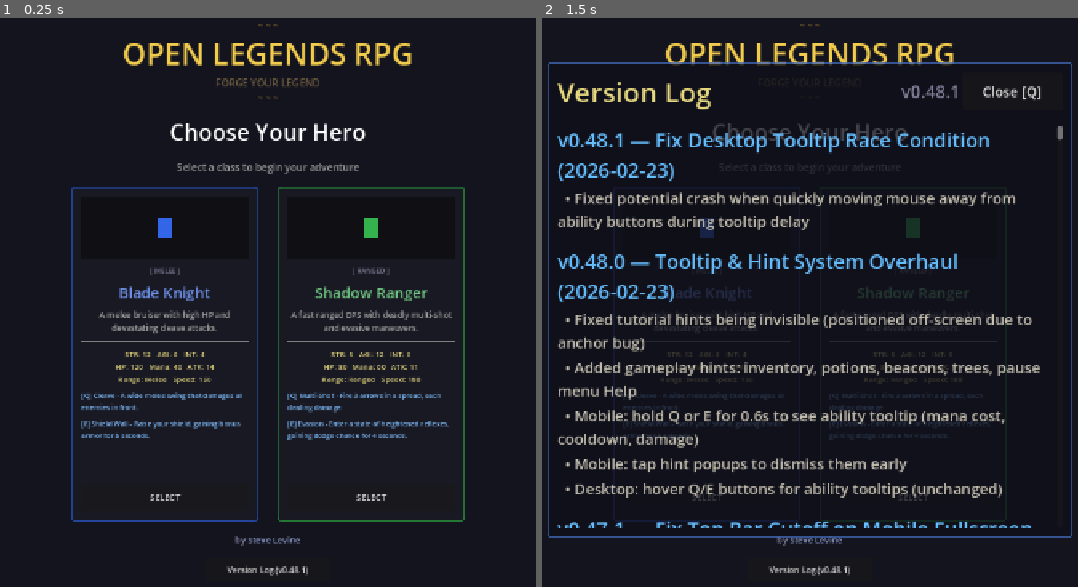
Above: before the commit, frames 1-2 (left to right).
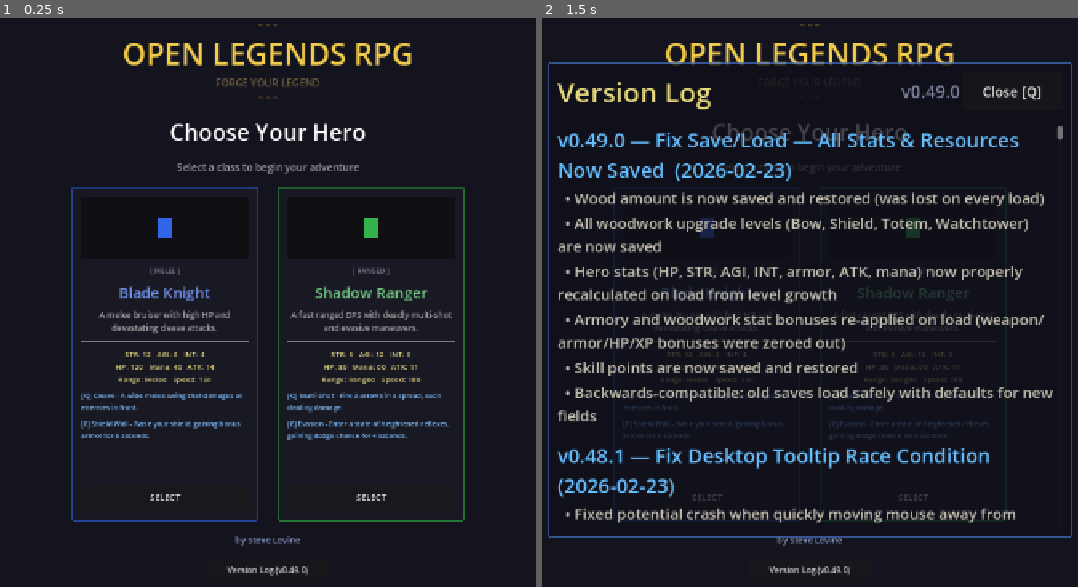
Above: after the commit, the same moments.

Repository: slxny/legends-open-rpg
Game: Godot game, scene res://scenes/main.tscn
Two runs of this game, one before a commit and one after it. Both use one fixed random seed, a clock stepped at 60 frames per second and the inputs below.
Inputs:
- Up to frame 1 (0.25 s): no input
- Up to frame 2 (1.5 s): click "Version Log (v0.48.1)" (after the commit: "Version Log (v0.49.0)") at 0.5 s; click "SELECT" at 1.25 s

The runs differ from the first frame. In frame 1, less than 0.1% of the frame differs, in the area x 54-58%, y 96-98%; in frame 2, 15%, in the area x 2-96%, y 11-98%.

Commit message:
Fix save/load: wood, hero stats, woodwork upgrades, skill points all missing
Major save/load bugs where most game progress was silently lost:

1. WOOD never saved — GameManager.wood was not serialized at all
2. WOODWORK UPGRADES never saved — bow, shield, totem, watchtower
   levels were lost, along with their stat bonuses
3. HERO STATS not recalculated — on load, level was set to e.g. 20
   but the growth_per_level (HP, STR, AGI, etc.) was never applied,
   leaving the hero with level-1 base stats at a level-20 display
4. ARMORY BONUSES not re-applied — weapon_upgrade_level was saved
   but armory_weapon_bonus on stats was never recomputed from it
5. SKILL POINTS not saved — unspent points lost on every load

Fix: save_game() now serializes wood, all woodwork levels, and
skill_points. apply_to_player() re-applies level-up growth in a
loop (matching _level_up logic), then recomputes armory and woodwork
stat bonuses from their saved GameManager levels. HP/mana are set
last and clamped to the recalculated max. All new fields use
data.get() with defaults so old saves load safely.

https://claude.ai/code/session_01L3b9EJLMRKJDXXWSLJCZYh

Diff:
--- a/scenes/ui/changelog_dialog.gd
+++ b/scenes/ui/changelog_dialog.gd
@@ -9,9 +9,22 @@
 var _is_visible: bool = false
 var _is_mobile: bool = false
 
-const GAME_VERSION := "v0.48.1"
+const GAME_VERSION := "v0.49.0"
 
 const CHANGELOG: Array[Dictionary] = [
+	{
+		"version": "v0.49.0",
+		"title": "Fix Save/Load — All Stats & Resources Now Saved",
+		"date": "2026-02-23",
+		"entries": [
+			"Wood amount is now saved and restored (was lost on every load)",
+			"All woodwork upgrade levels (Bow, Shield, Totem, Watchtower) are now saved",
+			"Hero stats (HP, STR, AGI, INT, armor, ATK, mana) now properly recalculated on load from level growth",
+			"Armory and woodwork stat bonuses re-applied on load (weapon/armor/HP/XP bonuses were zeroed out)",
+			"Skill points are now saved and restored",
+			"Backwards-compatible: old saves load safely with defaults for new fields",
+		]
+	},
 	{
 		"version": "v0.48.1",
 		"title": "Fix Desktop Tooltip Race Condition",
--- a/scripts/autoloads/save_load_manager.gd
+++ b/scripts/autoloads/save_load_manager.gd
@@ -1,8 +1,9 @@
 extends Node
 
 ## Save/Load system — JSON serialization of all game state.
-## Saves: level, xp, gold, alignment, owned_towns, artifacts,
-## explored_tiles, inventory, boss_flags, death_counters.
+## Saves: level, xp, skill_points, gold, wood, alignment, owned_towns,
+## artifacts, explored_tiles, inventory, boss_flags, death_counters,
+## armory upgrades, woodwork upgrades.
 
 const SAVE_PATH := "user://savegame.json"
 
@@ -20,6 +21,7 @@
 	data["hero_class"] = player.hero_class
 	data["level"] = player.stats.level
 	data["xp"] = player.stats.xp
+	data["skill_points"] = player.stats.skill_points
 	data["current_hp"] = player.stats.current_hp
 	data["current_mana"] = player.stats.current_mana
 	data["position_x"] = player.global_position.x
@@ -27,6 +29,7 @@
 
 	# Economy
 	data["gold"] = GameManager.gold
+	data["wood"] = GameManager.wood
 
 	# Alignment
 	data["alignment"] = AlignmentManager.get_alignment(0)
@@ -61,6 +64,12 @@
 	# Armory upgrades
 	data["weapon_upgrade_level"] = GameManager.weapon_upgrade_level
 	data["armor_upgrade_level"] = GameManager.armor_upgrade_level
+
+	# Woodwork upgrades
+	data["woodwork_bow_level"] = GameManager.woodwork_bow_level
+	data["woodwork_shield_level"] = GameManager.woodwork_shield_level
+	data["woodwork_totem_level"] = GameManager.woodwork_totem_level
+	data["woodwork_watchtower_level"] = GameManager.woodwork_watchtower_level
 
 	# Write to file
 	var json_string = JSON.stringify(data, "\t")
@@ -98,6 +107,7 @@
 	# Restore economy
 	GameManager.gold = data.get("gold", 0)
 	EconomyManager.set_gold(data.get("gold", 0), 0)
+	GameManager.wood = data.get("wood", 0)
 
 	# Restore alignment
 	AlignmentManager.set_alignment(data.get("alignment", 0), 0)
@@ -109,6 +119,12 @@
 	GameManager.weapon_upgrade_level = data.get("weapon_upgrade_level", 0)
 	GameManager.armor_upgrade_level = data.get("armor_upgrade_level", 0)
 
+	# Restore woodwork upgrades
+	GameManager.woodwork_bow_level = data.get("woodwork_bow_level", 0)
+	GameManager.woodwork_shield_level = data.get("woodwork_shield_level", 0)
+	GameManager.woodwork_totem_level = data.get("woodwork_totem_level", 0)
+	GameManager.woodwork_watchtower_level = data.get("woodwork_watchtower_level", 0)
+
 	# Restore explored tiles
 	if data.has("explored_tiles"):
 		FogOfWarManager.load_explored_data(data["explored_tiles"])
@@ -128,12 +144,46 @@
 
 	var data = _pending_load
 
-	# Restore hero stats
+	# Restore hero stats — player already called initialize_from_hero() which
+	# set base stats at level 1.  We need to re-apply all level-up growth so
+	# the actual attributes (max_hp, strength, etc.) match the saved level.
 	if player.stats:
-		player.stats.level = data.get("level", 1)
+		var saved_level = data.get("level", 1)
+		var hero_data = HeroData.get_hero(player.hero_class)
+		if not hero_data.is_empty() and saved_level > 1:
+			var growth = hero_data["growth_per_level"]
+			for i in range(saved_level - 1):
+				player.stats.max_hp += int(growth.get("max_hp", 0))
+				player.stats.max_mana += int(growth.get("max_mana", 0))
+				player.stats.strength += int(growth.get("strength", 0))
+				player.stats.agility += int(growth.get("agility", 0))
+				player.stats.intelligence += int(growth.get("intelligence", 0))
+				player.stats._armor_growth_accum += growth.get("armor", 0.0)
+				if player.stats._armor_growth_accum >= 1.0:
+					var gain = int(player.stats._armor_growth_accum)
+					player.stats.armor += gain
+					player.stats._armor_growth_accum -= gain
+				player.stats.attack_damage += int(growth.get("attack_damage", 0))
+
+		player.stats.level = saved_level
 		player.stats.xp = data.get("xp", 0)
-		player.stats.current_hp = data.get("current_hp", player.stats.get_total_max_hp())
-		player.stats.current_mana = data.get("current_mana", player.stats.get_total_max_mana())
+		player.stats.skill_points = data.get("skill_points", 0)
+
+		# Re-apply armory upgrade bonuses (levels already restored in load_game)
+		player.stats.armory_weapon_bonus = GameManager.weapon_upgrade_level * 2
+		player.stats.armory_armor_bonus = GameManager.armor_upgrade_level
+		player.stats.armory_hp_bonus = GameManager.armor_upgrade_level * 3
+
+		# Re-apply woodwork upgrade bonuses
+		player.stats.woodwork_attack_bonus = GameManager.woodwork_bow_level * 2
+		player.stats.woodwork_armor_bonus = GameManager.woodwork_shield_level
+		player.stats.woodwork_hp_bonus = GameManager.woodwork_shield_level * 4
+		player.stats.woodwork_xp_mult = GameManager.woodwork_watchtower_level * 0.08
+
+		# Set current HP/mana AFTER stats are fully recalculated
+		# (clamped to actual max so old saves don't exceed the cap)
+		player.stats.current_hp = min(data.get("current_hp", player.stats.get_total_max_hp()), player.stats.get_total_max_hp())
+		player.stats.current_mana = min(data.get("current_mana", player.stats.get_total_max_mana()), player.stats.get_total_max_mana())
 		player.stats._emit_all()
 
 	# Restore position
